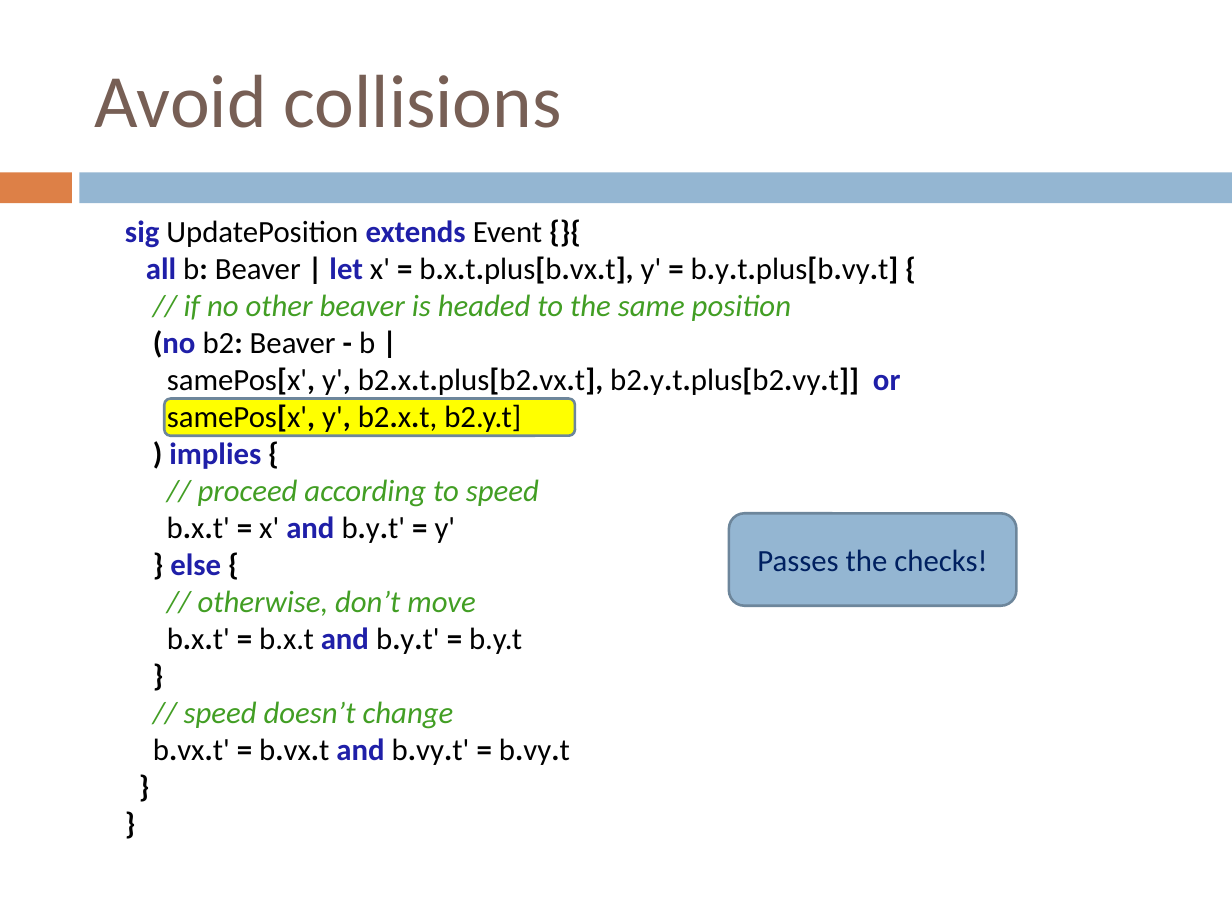
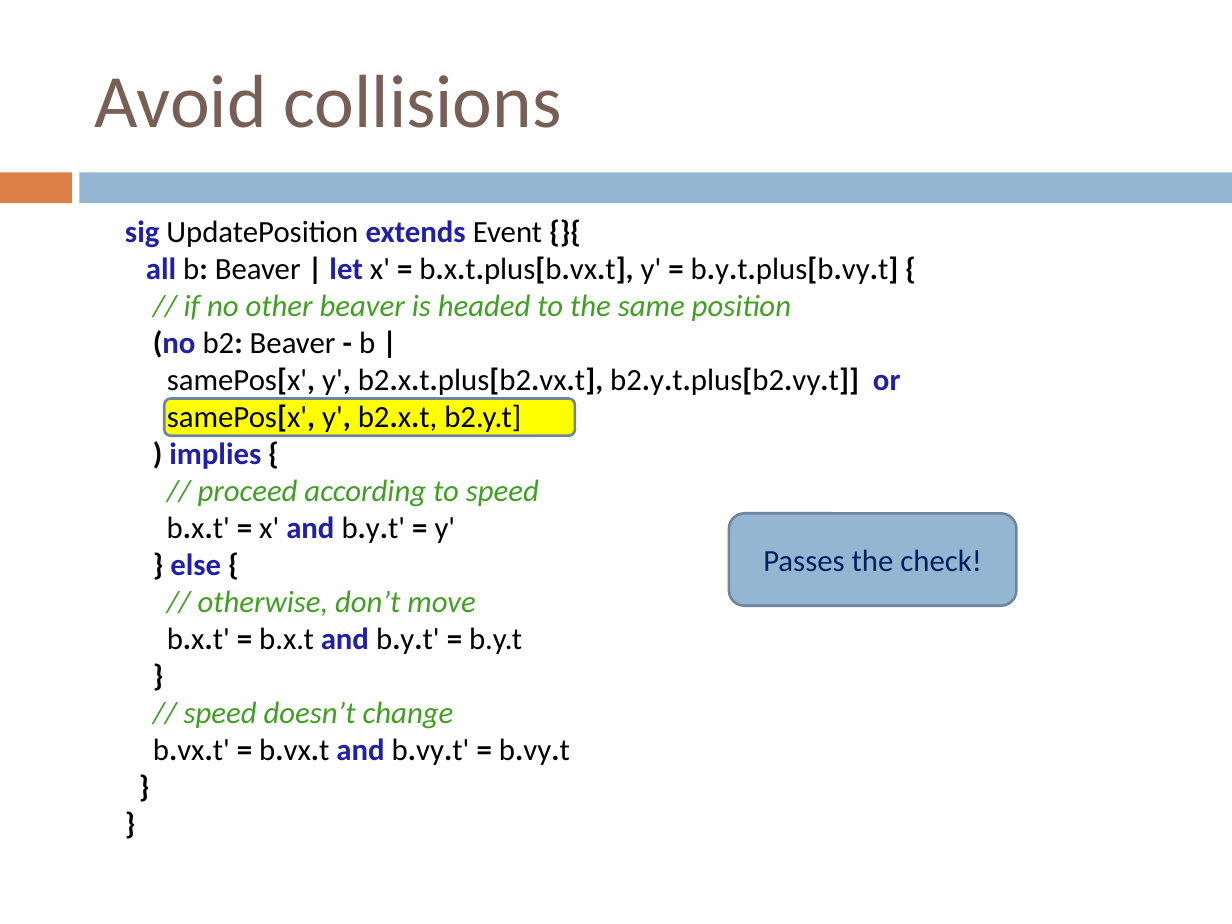
Before and after one commit to webguru412/React-Robots, a slide deck: slide 17 of talks/ppr-14-05-12.pptx. Drawn at 1232x924 pixels with LibreOffice and Linux fonts; fonts in the diff are those of the drawing. Boxes give left, top, right and bottom in pixels: in the first picture for what was removed or moved away, otherwise in the second. Text is boxed around its words. In the diff, an @@ line names an element or a change of style, - is before the commit and + after.

Commit message:
talk

```diff
--- a/talks/ppr-14-05-12.pptx
+++ b/talks/ppr-14-05-12.pptx
@@ text in rounded rectangle at (x1=763, y1=549, x2=981, y2=571): text changed @@
-Passes the checks!
+Passes the check!
```
Also in this commit, not shown: 2 slides added, 1 slide removed, 2 other files.
